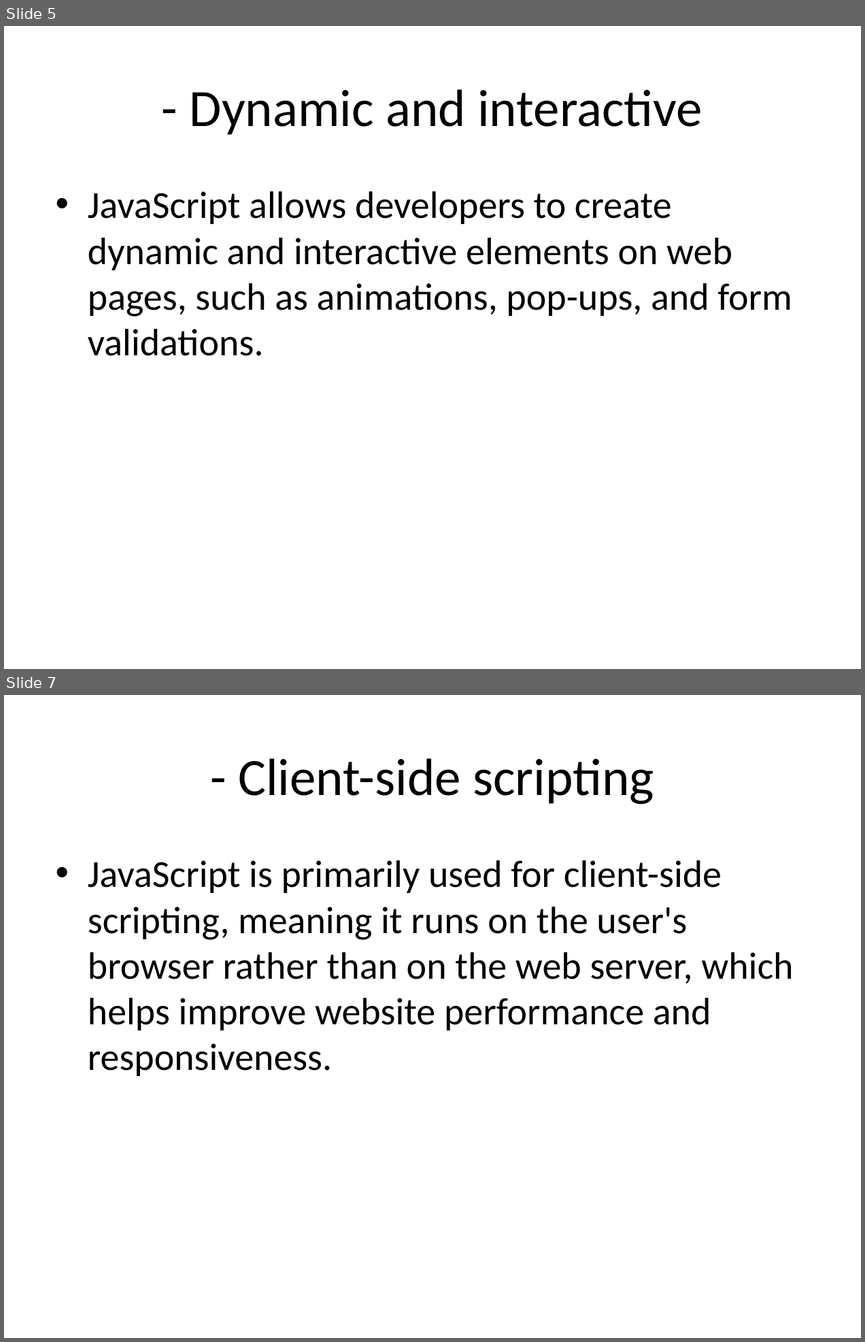
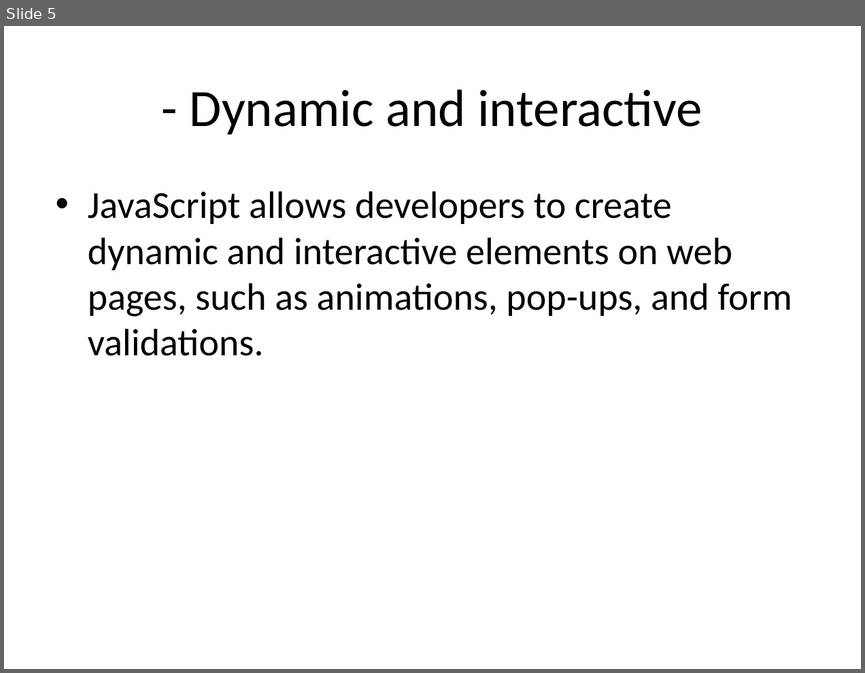
Before and after one commit to Agnes-Kalunda/Slide-Genius, a slide deck: media/js_presentation.pptx. Shown one above the other, each under a label of ours: slides 5 and 7 before the commit, slide 5 after it; the slides between them are not shown. The pictures are 865x1342 and 865x673 pixels, drawn with LibreOffice and Linux fonts; fonts in the diff are those of the drawing. Boxes give left, top, right and bottom in pixels: in the first picture for what was removed or moved away, otherwise in the second. Text is boxed around its words. In the diff, an @@ line names an element or a change of style, - is before the commit and + after.

```diff
--- a/media/js_presentation.pptx
+++ b/media/js_presentation.pptx
@@ slide 7 removed at (x1=4, y1=695, x2=861, y2=1338), background #FFFFFF @@
@@ title removed at (x1=238, y1=758, x2=654, y2=804) @@
-- Client-side scripting
@@ text removed at (x1=88, y1=860, x2=793, y2=1076) @@
-• JavaScript is primarily used for client-side scripting, meaning it runs on the user's browser rather than on the web server, which helps improve website performance and responsiveness.
```
Also in this commit, not shown: 2 slides changed, 1 slide added, 22 other files.
